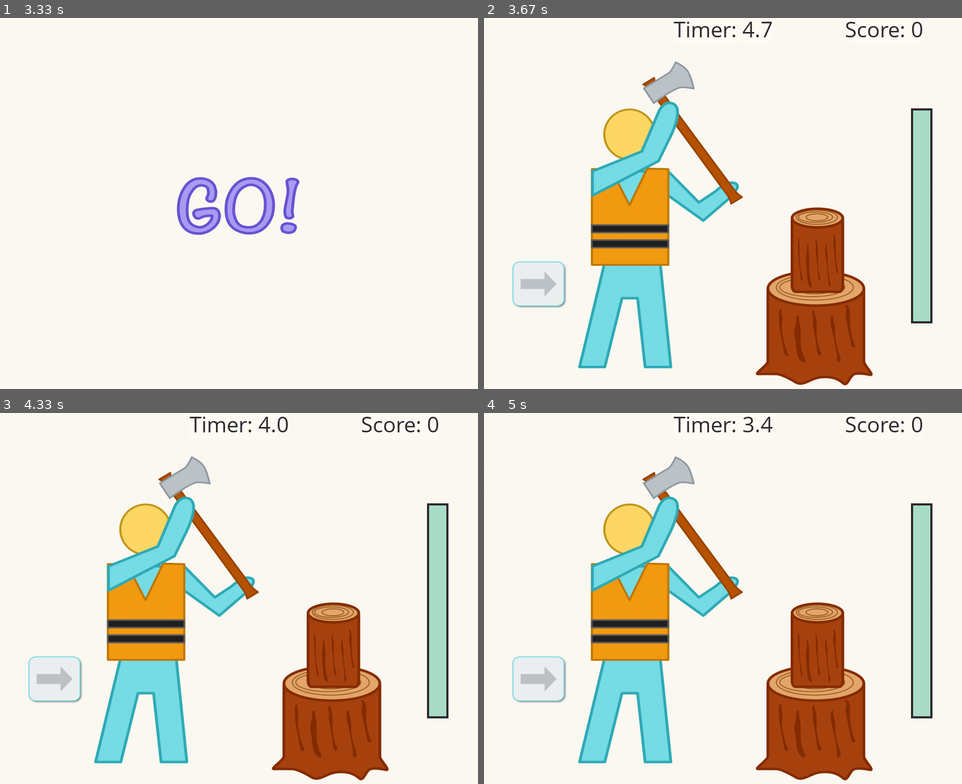
Above: before the commit, frames 1-4 (two rows, left to right).
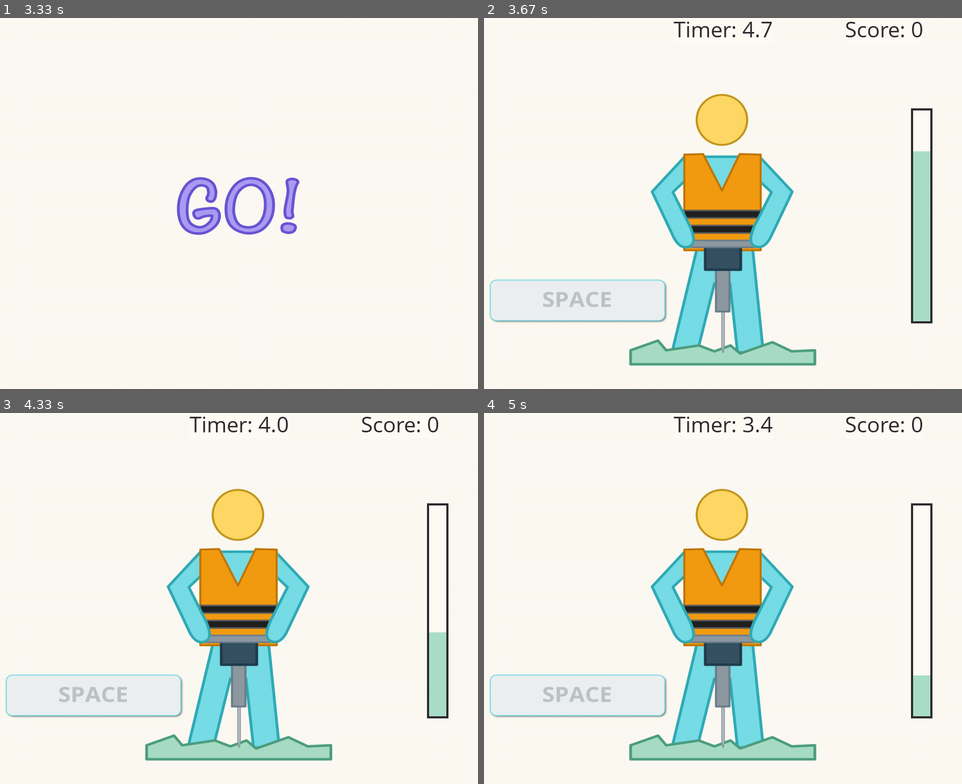
Above: after the commit, the same moments.

Repository: jwl-7/Stick-Bop
Game: pygame game, started from stick-bop.py
The game is run twice, just before and just after one commit, with the same random seed, the same clock (stepped at 60 frames per second) and the same inputs.
Inputs:
- Up to frame 1 (3.33 s): tap Enter at 0.33 s
- Up to frame 2 (3.67 s): tap Space at 3.4 s
- Up to frame 3 (4.33 s): tap Space at 3.73, 4.13 s
- Up to frame 4 (5 s): tap Space at 4.43 s

Frame 1 is identical in both runs. In frame 2, 32% of the frame differs, in the area x 1-94%, y 11-99%; in frame 3, 32%; in frame 4, 33%.

Commit message:
added mining and drilling tasks

Diff:
--- a/stick-bop.py
+++ b/stick-bop.py
@@ -246,8 +246,8 @@
             'start': Start(),
             'loss': Loss(),
             'win': Win(),
-            #'drilling': Drilling(),
-            #'mining': Mining(),
+            'drilling': Drilling(),
+            'mining': Mining(),
             'woodchopping': Woodchopping()
         }
 
@@ -375,7 +375,7 @@
     def __init__(self):
         State.__init__(self)
         self.__dict__.update(settings)
-        self.next = 'woodchopping'
+        self.next = random.choice(self.task_list)
 
     def startup(self):
         pygame.mixer.music.stop()
@@ -408,10 +408,11 @@
     def __init__(self):
         State.__init__(self)
         self.__dict__.update(settings)
-        #self.next = random.choice(self.task_list)
-        self.next = 'woodchopping'
-
-    def startup(self):
+        self.next = random.choice(self.task_list)
+
+    def startup(self):
+        self.next = random.choice(self.task_list)
+        print(self.next)
         self.count = 0
         self.left_pressed = False
         self.right_pressed = False
@@ -460,6 +461,112 @@
     def draw(self, screen):
         screen.blit(self.wood_img, [0, 0])
 
+class Drilling(State, Assets):
+    """Drilling task.
+    """
+
+    def __init__(self):
+        State.__init__(self)
+        self.__dict__.update(settings)
+        self.next = random.choice(self.task_list)
+
+    def startup(self):
+        self.next = random.choice(self.task_list)
+        print(self.next)
+        self.count = 0
+        self.start_time = pygame.time.get_ticks()
+        self.timer_start = self.timer_check(self.score)
+        self.drill_img = self.images['drilling-1']
+
+        game_snd = self.music_check(self.score)
+        pygame.mixer.music.load(self.sounds[game_snd])
+        pygame.mixer.music.play(-1)
+
+    def get_event(self, event):
+        if event.type == pygame.KEYDOWN and event.key == pygame.K_SPACE:
+            self.drill_img = self.images['drilling-2']
+            self.count += 1
+        elif event.type == pygame.KEYUP and event.key == pygame.K_SPACE:
+            self.drill_img = self.images['drilling-1']
+
+    def update(self, screen, dt):
+        self.drill_img = self.render_image(self.drill_img, self.screen_size, screen)
+        self.draw(screen)
+        time_elapsed = pygame.time.get_ticks() - self.start_time
+        timer_seconds = float(time_elapsed / 1000 % 60)
+        timer = round(self.timer_start - timer_seconds, 1)
+        timer_text = 'Timer: ' + str(timer)
+        score_text = 'Score: ' + str(self.score)
+        self.clear_text(self.fonts['OpenSans-Regular'], WHITE, timer_text, 40, self.screen_width/2, 0, screen)
+        self.render_text(self.fonts['OpenSans-Regular'], BLACK, timer_text, 40, self.screen_width/2, 0, screen)
+        self.clear_text(self.fonts['OpenSans-Regular'], WHITE, score_text, 40, self.screen_width-150, 0, screen)
+        self.render_text(self.fonts['OpenSans-Regular'], BLACK, score_text, 40, self.screen_width-150, 0, screen)
+        self.draw_progress_bar(self.screen_width-100, self.screen_height/4, self.count*20, screen)
+        self.count_check(self.count, timer)
+
+    def draw(self, screen):
+        screen.blit(self.drill_img, [0, 0])
+
+class Mining(State, Assets):
+    """Mining task.
+    """
+
+    def __init__(self):
+        State.__init__(self)
+        self.__dict__.update(settings)
+        self.next = random.choice(self.task_list)
+
+    def startup(self):
+        self.next = random.choice(self.task_list)
+        print(self.next)
+        self.count = 0
+        self.left_pressed = False
+        self.right_pressed = False
+        self.right_was_pressed = False
+        self.start_time = pygame.time.get_ticks()
+        self.timer_start = self.timer_check(self.score)
+        self.mine_img = self.images['mining-1']
+
+        game_snd = self.music_check(self.score)
+        pygame.mixer.music.load(self.sounds[game_snd])
+        pygame.mixer.music.play(-1)
+
+    def get_event(self, event):
+        if event.type == pygame.KEYDOWN and event.key == pygame.K_LEFT:
+            self.left_pressed = True
+            if self.right_was_pressed and not self.right_pressed:
+                self.mine_img = self.images['mining-1']
+                self.right_was_pressed = False
+                self.count += 1
+        elif event.type == pygame.KEYDOWN and event.key == pygame.K_RIGHT:
+            self.right_pressed = True
+            if not self.left_pressed:
+                self.mine_img = self.images['mining-2']
+        elif event.type == pygame.KEYUP and event.key == pygame.K_LEFT:
+            self.left_pressed = False
+        elif event.type == pygame.KEYUP and event.key == pygame.K_RIGHT:
+            if self.right_pressed:
+                self.right_pressed = False
+                self.right_was_pressed = True
+
+    def update(self, screen, dt):
+        self.mine_img = self.render_image(self.mine_img, self.screen_size, screen)
+        self.draw(screen)
+        time_elapsed = pygame.time.get_ticks() - self.start_time
+        timer_seconds = float(time_elapsed / 1000 % 60)
+        timer = round(self.timer_start - timer_seconds, 1)
+        timer_text = 'Timer: ' + str(timer)
+        score_text = 'Score: ' + str(self.score)
+        self.clear_text(self.fonts['OpenSans-Regular'], WHITE, timer_text, 40, self.screen_width/2, 0, screen)
+        self.render_text(self.fonts['OpenSans-Regular'], BLACK, timer_text, 40, self.screen_width/2, 0, screen)
+        self.clear_text(self.fonts['OpenSans-Regular'], WHITE, score_text, 40, self.screen_width-150, 0, screen)
+        self.render_text(self.fonts['OpenSans-Regular'], BLACK, score_text, 40, self.screen_width-150, 0, screen)
+        self.draw_progress_bar(self.screen_width-100, self.screen_height/4, self.count*20, screen)
+        self.count_check(self.count, timer)
+
+    def draw(self, screen):
+        screen.blit(self.mine_img, [0, 0])
+
 class Loss(State, Assets):
     """Loss state.
     """
